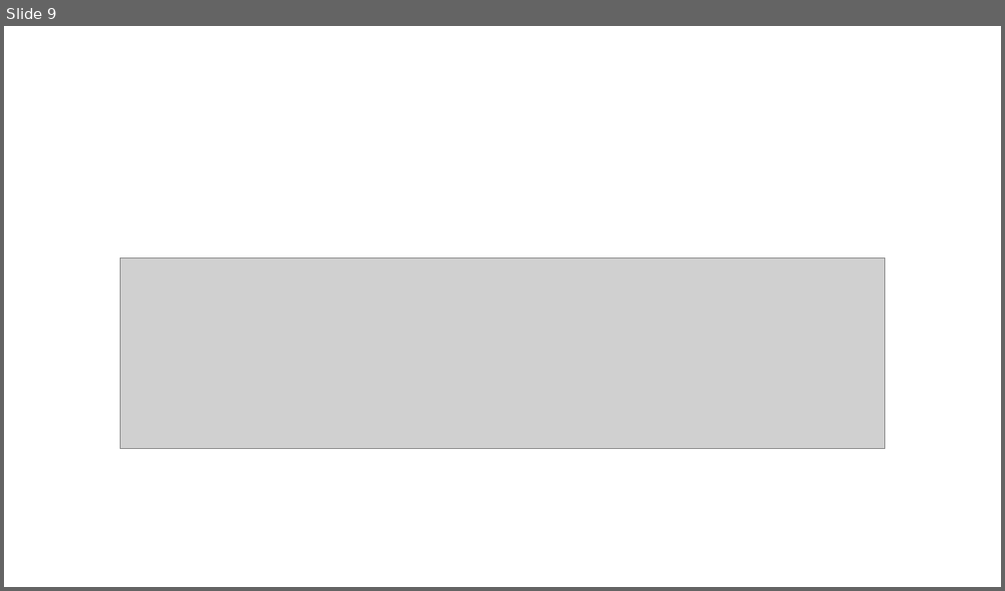
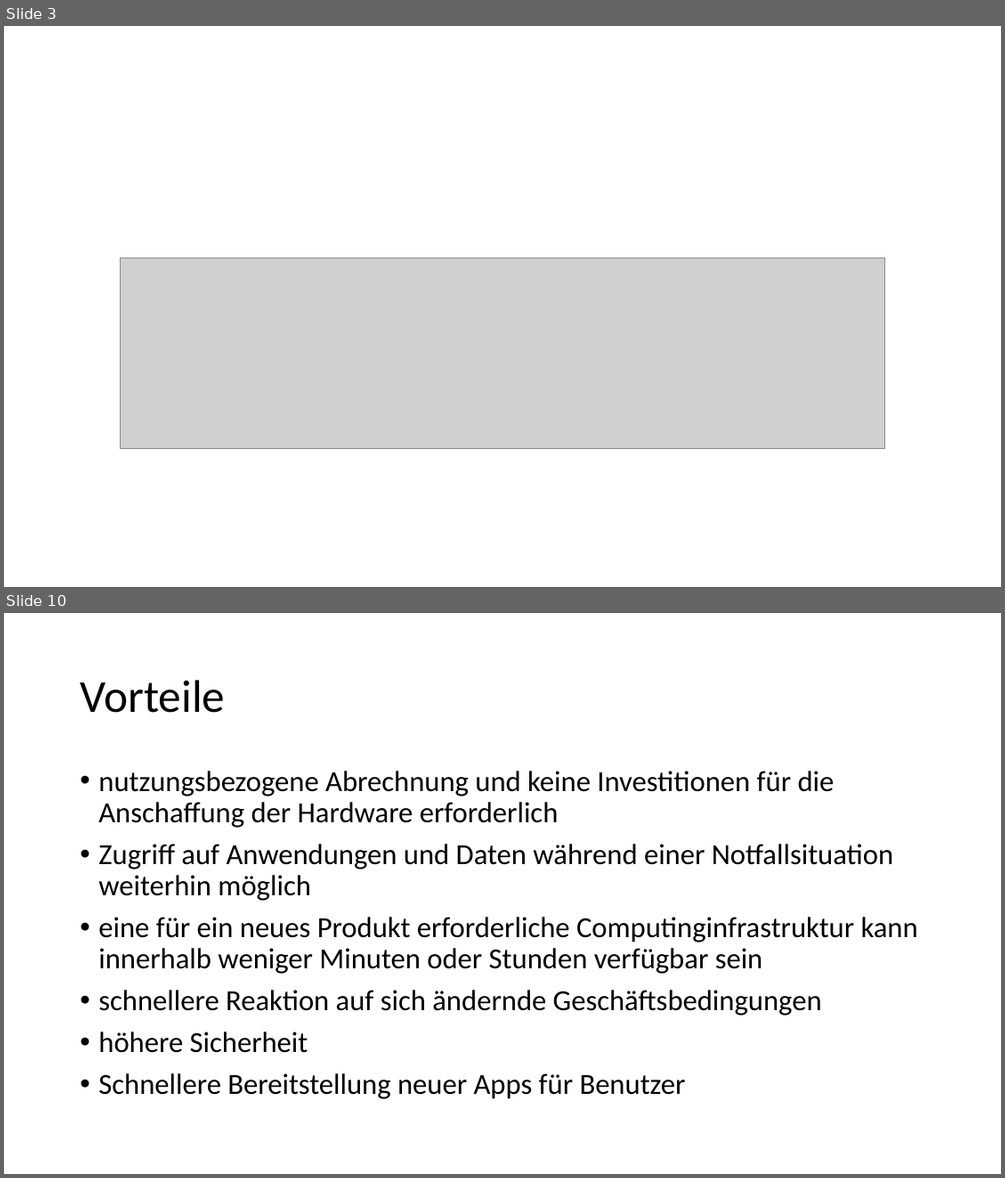
Before and after one commit to Philwi/HTWDresdenIMBeleg, a slide deck: FaaS.pptx. Shown one above the other, each under a label of ours: slide 9 before the commit, slides 3 and 10 after it; the slides between them are not shown. The pictures are 1005x591 and 1005x1178 pixels, drawn with LibreOffice and Linux fonts; fonts in the diff are those of the drawing; grey boxes stand for pictures. Boxes give left, top, right and bottom in pixels: in the first picture for what was removed or moved away, otherwise in the second. Text is boxed around its words. In the diff, an @@ line names an element or a change of style, - is before the commit and + after.

```diff
--- a/FaaS.pptx
+++ b/FaaS.pptx
@@ slide 10 added at (x1=4, y1=613, x2=1001, y2=1174), background #FFFFFF @@
@@ title added at (x1=80, y1=680, x2=225, y2=713), 44 pt, text #000000 @@
+Vorteile
@@ text added at (x1=98, y1=771, x2=918, y2=1099), 28 pt, text #000000 @@
+• nutzungsbezogene Abrechnung und keine Investitionen für die Anschaffung der Hardware erforderlich
+• Zugriff auf Anwendungen und Daten während einer Notfallsituation weiterhin möglich
+• eine für ein neues Produkt erforderliche Computinginfrastruktur kann innerhalb weniger Minuten oder Stunden verfügbar sein
+• schnellere Reaktion auf sich ändernde Geschäftsbedingungen
+• höhere Sicherheit
+• Schnellere Bereitstellung neuer Apps für Benutzer
@@ what was slide 9 is now slide 3 @@
```
Also in this commit, not shown: 5 slides changed, 29 other slides added, 5 slides removed.
